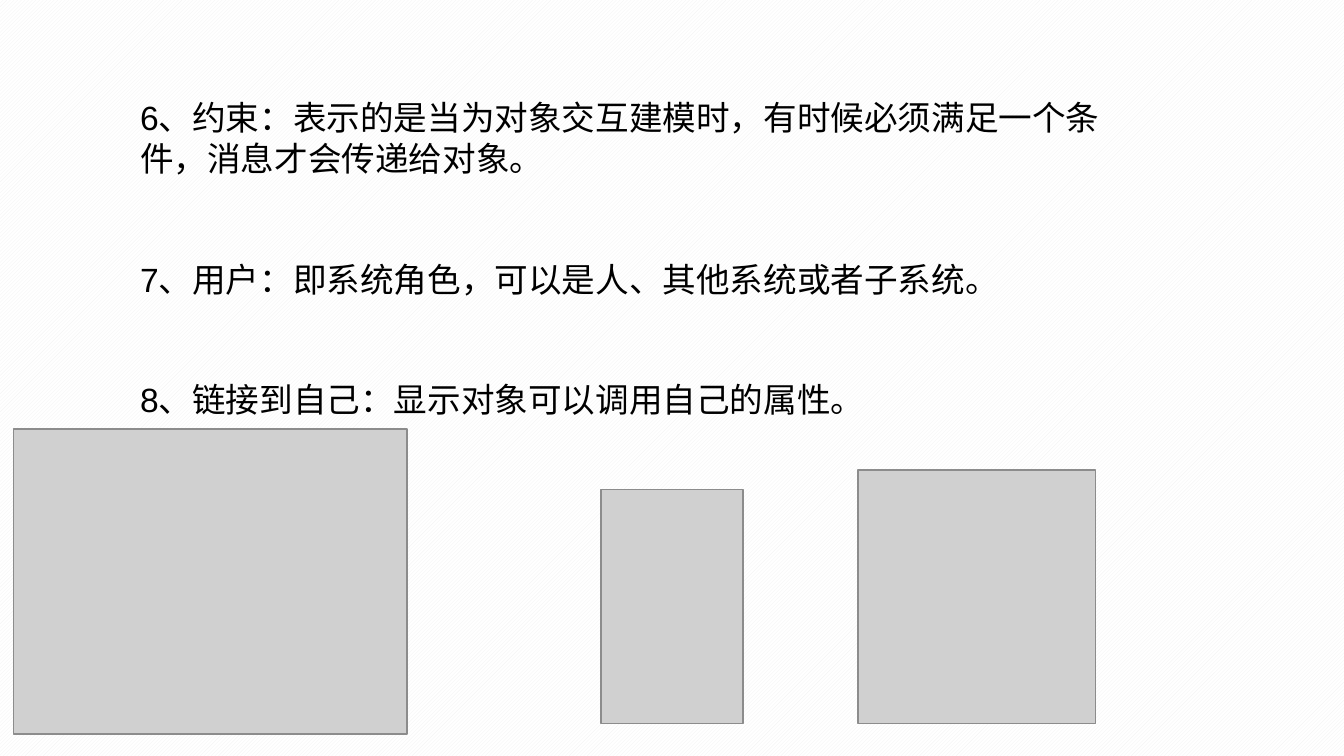
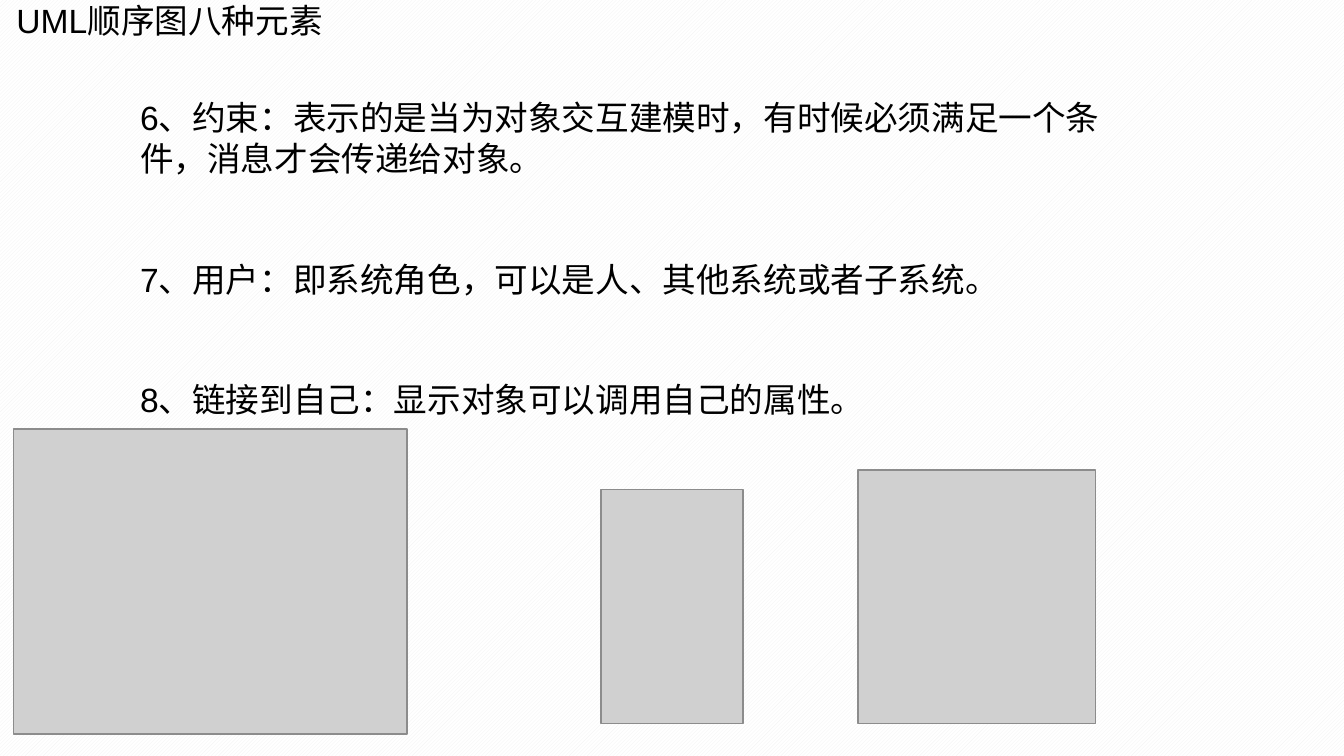
Before and after one commit to PRD2018-G10/TeachingAssistWebsiteProject, a slide deck: slide 44 of 非受控文档/2翻转PPT/PRD2018-G10-UML基础I.pptx. Drawn at 1344x756 pixels with LibreOffice and Linux fonts; fonts in the diff are those of the drawing; grey boxes stand for pictures; background and template pictures are left out. Boxes give left, top, right and bottom in pixels: in the first picture for what was removed or moved away, otherwise in the second. Text is boxed around its words. In the diff, an @@ line names an element or a change of style, - is before the commit and + after.

```diff
--- a/非受控文档/2翻转PPT/PRD2018-G10-UML基础I.pptx
+++ b/非受控文档/2翻转PPT/PRD2018-G10-UML基础I.pptx
@@ text added at <box>16,7,322,36</box>, 18 pt, text #000000 @@
+UML顺序图八种元素
```
Also in this commit, not shown: 9 other slides changed, 4 slides added, 5 slides removed.
